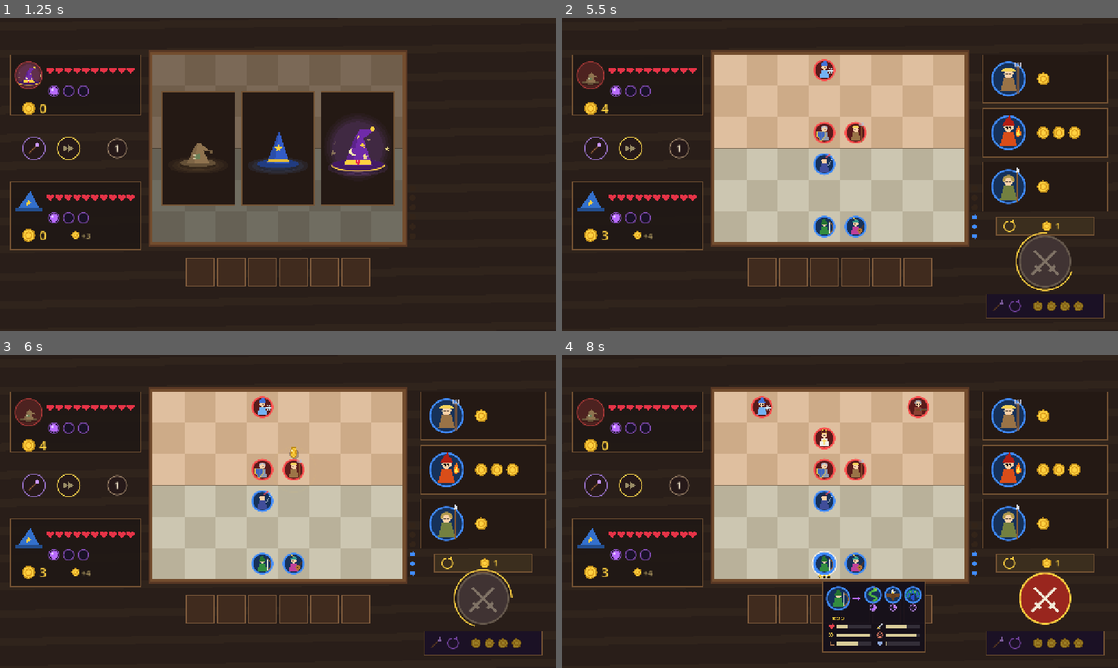
Above: before the commit, frames 1-4 (two rows, left to right).
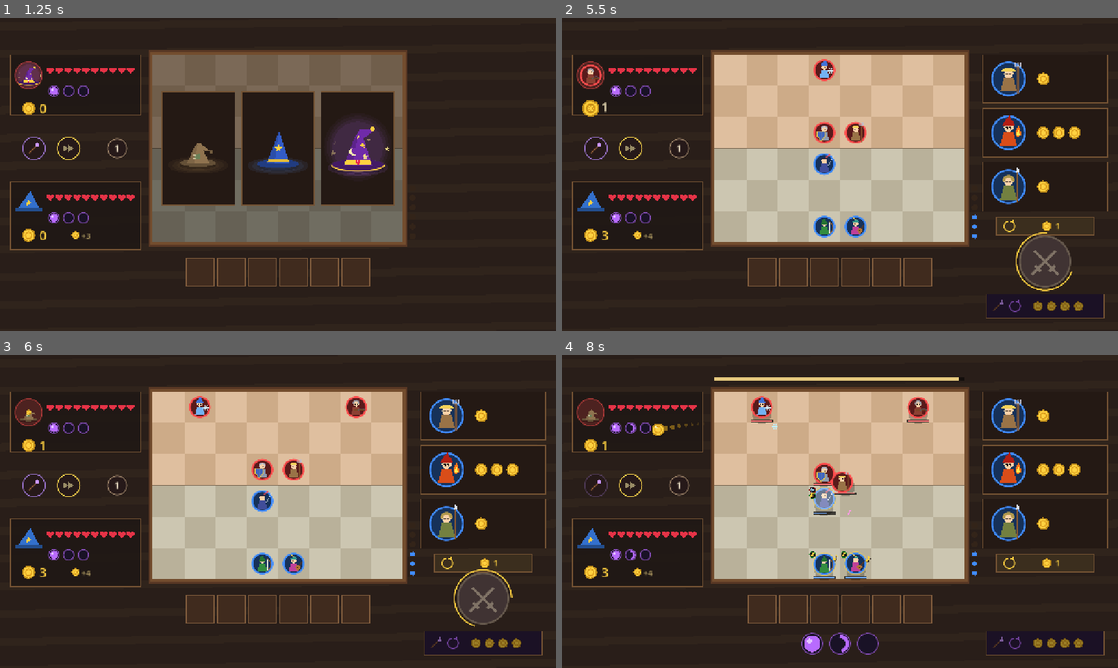
Above: after the commit, the same moments.

Repository: JaspervanderSter/game-off-2026
Game: Godot game, scene res://main.tscn
Two runs of this game, one before a commit and one after it. Both use one fixed random seed, a clock stepped at 60 frames per second and the inputs below. Sound files missing from this copy of the repository are replaced by a short silence.
Inputs (mouse positions are in pixels of both pictures, inside the frame that each line leads up to):
- Up to frame 1 (1.25 s): tap Enter at 0.5 s; move the mouse to (400, 158) at 0.52 s; tap Space at 0.6, 0.77, 1.07 s; click (400, 158) at 0.67 s
- Up to frame 2 (5.5 s): tap Space at 1.25, 2.3, 2.75, 3.6, 3.77, 4.07, 4.25, 5.3 s; drag from (728, 190) to (812, 237) at 1.27 s; tap Enter at 2, 3.5 s; move the mouse to (895, 105) at 2.02 s; tap 1 at 2.1, 5.1 s; click (895, 105) at 2.17 s; drag from (812, 237) to (673, 127) at 2.77 s; move the mouse to (1006, 221) at 3.52 s; click (1006, 221) at 3.67 s; drag from (673, 127) to (756, 96) at 4.27 s; move the mouse to (867, 174) at 5.02 s; click (867, 174) at 5.17 s
- Up to frame 3 (6 s): drag from (194, 433) to (166, 527) at 5.77 s
- Up to frame 4 (8 s): move the mouse to (962, 495) at 6.52 s; tap Space at 6.6, 6.77, 7.07 s; click (962, 495) at 6.67 s; drag from (728, 527) to (812, 574) at 7.27 s

Frame 1 is identical in both runs. In frame 2, 0.3% of the frame differs, in the area x 3-9%, y 14-32%; in frame 3, 0.7%; in frame 4, 7.1%, in the area x 4-92%, y 7-96%.

Commit message:
Pay peasant harvest at combat start and keep bench and shop in combat
Fielded peasants now pay their gold when the fight begins instead of at
round start, so only peasants placed on the board count. The harvesting
unit hops where it stands and its coins fly from there. The bench and
the shop stay visible (read-only, with hover cards) during combat and
resolution; the spell charges move below the bench to make room.

Co-Authored-By: Claude Opus 5.5 <noreply@anthropic.com>

Diff:
--- a/prototypes/prototype_02/scripts/main.gd
+++ b/prototypes/prototype_02/scripts/main.gd
@@ -109,14 +109,9 @@
 	for s in states:
 		s.ai_rerolls = 0
 		s.gold += Rules.income(round_num)
-		var sources: Array[Dictionary] = []
-		for y in s.harvest():
-			sources.append({"uid": y.creature.uid, "pos": Rules.BOARD_POS + Rules.cell_center(y.creature.cell), "gold": y.gold})
-		hud.begin_harvest(s.team, sources)
 		s.refresh_offers(rng)
 	enemy_preparing = true
-	# The opponent shops only once its harvest has visibly landed in its purse.
-	_enemy_wait = maxf(0.3, hud.harvest_remaining(1))
+	_enemy_wait = 0.3
 	enemy_action.clear()
 	enemy_moves.clear()
 	phase = Phase.PREP
@@ -139,6 +134,12 @@
 	battle.fx_requested.connect(fx.add)
 	battle.frenzy_changed.connect(music.set_frenzy_level)
 	battle.ended.connect(_on_battle_ended)
+	# Harvest: every peasant fielded when the fight begins pays its gold now.
+	for s in states:
+		var sources: Array[Dictionary] = []
+		for y in s.harvest():
+			sources.append({"uid": y.creature.uid, "pos": Rules.BOARD_POS + Rules.cell_center(y.creature.cell), "gold": y.gold})
+		hud.begin_harvest(s.team, sources)
 	drag = null
 	phase = Phase.COMBAT
 	music.set_frenzy_level(0)
@@ -503,6 +504,15 @@
 					other.hovered = other == u
 			if u != null:
 				hover_info = {"form": u.form_id, "team": u.team, "unit": u, "pos": mouse}
+			else:
+				# Bench and shop stay on display (read-only) during the fight.
+				var benched := player.at_slot(_reserve_slot_at(mouse))
+				if benched != null:
+					hover_info = {"form": benched.form_id, "team": 0, "owned": benched, "pos": mouse}
+				else:
+					for i in Rules.SHOP_SIZE:
+						if Hud.offer_rect(i).has_point(mouse) and player.offers[i] != "":
+							hover_info = {"form": player.offers[i], "team": 0, "pos": mouse}
 		Phase.PREP:
 			var c := _owned_at(mouse)
 			if c != null:
--- a/prototypes/prototype_02/scripts/ui/board_view.gd
+++ b/prototypes/prototype_02/scripts/ui/board_view.gd
@@ -14,9 +14,10 @@
 
 func _draw() -> void:
 	_draw_board()
+	_draw_reserve()
+	# During the fight the Battle node draws the fielded creatures.
 	if game.phase == game.Phase.COMBAT or game.phase == game.Phase.RESOLVE:
 		return
-	_draw_reserve()
 	for state in game.states:
 		for c in state.fielded():
 			if state == game.enemy and game.enemy_is_moving(c):
@@ -25,7 +26,7 @@
 				continue
 			var hl: bool = game.hover_info.get("owned") == c
 			var p: Vector2 = game.enemy_display_position(c) if state == game.enemy else Rules.cell_center(c.cell)
-			_draw_token(c, p, state.team, hl)
+			Icons.token(self, c.form_id, p, Rules.BODY_RADIUS * CELL, state.team, hl)
 			Icons.merge_stars(self, p + Vector2(0, -32), c.stars)
 			if game.show_merge_progress(c):
 				Icons.merge_progress(self, p + Vector2(0, 30), c.merge_copies, c.stars)
@@ -63,7 +64,7 @@
 		var c: OwnedCreature = game.player.at_slot(s)
 		if c != null and c != game.drag:
 			var hl: bool = game.hover_info.get("owned") == c
-			_draw_token(c, r.get_center(), 0, hl)
+			Icons.token(self, c.form_id, r.get_center(), Rules.BODY_RADIUS * CELL, 0, hl)
 			Icons.merge_stars(self, r.get_center() + Vector2(0, -28), c.stars)
 			if game.show_merge_progress(c):
 				Icons.merge_progress(self, r.get_center() + Vector2(0, 28), c.merge_copies, c.stars)
@@ -78,18 +79,6 @@
 			draw_circle(p, 5, Icons.team_color(0))
 
 
-## Preparation token; a harvesting creature hops and stretches as it pays out.
-func _draw_token(c: OwnedCreature, p: Vector2, team: int, highlight: bool) -> void:
-	var hop: float = game.hud.harvest_hop(c.uid)
-	if hop <= 0.0:
-		Icons.token(self, c.form_id, p, Rules.BODY_RADIUS * CELL, team, highlight)
-		return
-	draw_circle(p + Vector2(0, 14), 18.0 * (1.0 - 0.3 * hop), Color(0, 0, 0, 0.25))
-	draw_set_transform(p + Vector2(0, -16.0 * hop), 0.0, Vector2(1.0 - 0.12 * hop, 1.0 + 0.2 * hop))
-	Icons.token(self, c.form_id, Vector2.ZERO, Rules.BODY_RADIUS * CELL, team, highlight)
-	draw_set_transform(Vector2.ZERO, 0.0, Vector2.ONE)
-
-
 func _draw_drag() -> void:
 	var p := get_global_mouse_position() - position
 	draw_circle(p + Vector2(4, 10), 22, Color(0, 0, 0, 0.3))
--- a/prototypes/prototype_02/scripts/ui/hud.gd
+++ b/prototypes/prototype_02/scripts/ui/hud.gd
@@ -17,8 +17,8 @@
 const HEART_BURST := 0.20
 const COIN_FLIGHT := 0.62
 const REWARD_TAIL := 0.45
-# Round-start harvest: each harvester hops in turn, its coins burst out in a
-# fan above it, hover a beat, then fly one by one into the wizard's purse.
+# Combat-start harvest: each fielded harvester hops in turn, its coins burst out
+# in a fan above it, hover a beat, then fly one by one into the wizard's purse.
 const HARVEST_DELAY := 0.35
 const HARVEST_STAGGER := 0.26
 const HARVEST_HOP := 0.42
@@ -66,8 +66,8 @@
 		for j in n:
 			var spread := 0.0 if n == 1 else (j - (n - 1) / 2.0) / ((n - 1) / 2.0)
 			var radius := 42.0 + (12.0 if n > 4 and j % 2 == 1 else 0.0)
-			harvest_coins.append({"team": team, "from": from, "index": j, "start": start + j * 0.025,
-				"hover": from + Vector2.from_angle(-PI / 2 + spread * fan) * radius,
+			harvest_coins.append({"team": team, "uid": src.uid, "from": from, "index": j, "start": start + j * 0.025,
+				"offset": Vector2.from_angle(-PI / 2 + spread * fan) * radius,
 				"fly": start + HARVEST_POP + HARVEST_HOVER + j * HARVEST_COIN_STAGGER, "arrived": false})
 
 
@@ -87,6 +87,7 @@
 	for src in harvest_sources:
 		if not src.popped and harvest_time >= src.start:
 			src.popped = true
+			_pop_harvester(src)
 			Sfx.play("coin_pop", 0.04)
 	for coin in harvest_coins:
 		if not coin.arrived and harvest_time >= coin.fly + HARVEST_FLIGHT:
@@ -97,14 +98,21 @@
 	harvest_coins = harvest_coins.filter(func(c): return harvest_time < c.fly + HARVEST_FLIGHT + REWARD_TAIL)
 
 
-## Hop of a harvesting creature (0 at rest, 1 at the top of its jump).
-func harvest_hop(uid: int) -> float:
-	for src in harvest_sources:
-		if src.uid == uid:
-			var k: float = (harvest_time - src.start) / HARVEST_HOP
-			if k >= 0.0 and k < 1.0:
-				return sin(k * PI)
-	return 0.0
+## The harvester's combat unit hops where it now stands, and its coins burst
+## out from there (it may have walked since the fight began).
+func _pop_harvester(src: Dictionary) -> void:
+	var b: Battle = game.battle if game != null else null
+	if b == null:
+		return
+	for u in b.units:
+		if u.alive and u.team == src.team and u.source_uid == src.uid:
+			u.beat_t = HARVEST_HOP
+			u.beat_len = HARVEST_HOP
+			src.pos = Rules.BOARD_POS + u.position
+			for coin in harvest_coins:
+				if coin.team == src.team and coin.uid == src.uid:
+					coin.from = src.pos
+			return
 
 
 func clear_loss_rewards() -> void:
@@ -202,7 +210,8 @@
 
 
 static func charge_pos(i: int) -> Vector2:
-	return Vector2(640 + (i - 1) * 64, 584)
+	# Below the bench, which stays visible during the fight.
+	return Vector2(640 + (i - 1) * 64, 664)
 
 
 # --- Drawing ------------------------------------------------------------------------
@@ -221,8 +230,12 @@
 			_draw_fight_button()
 			_draw_shift_upgrade()
 		game.Phase.COMBAT:
+			_draw_shop()
+			_draw_shift_upgrade()
 			_draw_combat_hud()
 		game.Phase.RESOLVE:
+			_draw_shop()
+			_draw_shift_upgrade()
 			_draw_combat_hud()
 			_draw_result()
 		game.Phase.OVER:
@@ -299,7 +312,10 @@
 	Icons.coin(self, gold_pos(team), 15 * (1.0 + coin_pulse * 0.45))
 	draw_string(font, block.position + Vector2(66, 135 - coin_pulse * 5), str(displayed_gold(state)), HORIZONTAL_ALIGNMENT_LEFT, -1, 30, Icons.GOLD.lerp(Color.WHITE, coin_pulse))
 	if team == 0 and game.phase != game.Phase.PACK:
-		var next_income := Rules.income(game.round_num + 1) + state.harvest_total()
+		var next_income := Rules.income(game.round_num + 1)
+		if game.phase == game.Phase.PREP:
+			# The current board's harvest is paid when this round's fight begins.
+			next_income += state.harvest_total()
 		Icons.coin(self, block.position + Vector2(150, 124), 9)
 		draw_string(font, block.position + Vector2(163, 132), "+" + str(next_income), HORIZONTAL_ALIGNMENT_LEFT, -1, 18, Color(0.9, 0.8, 0.5, 0.7))
 
@@ -366,7 +382,7 @@
 		if age < 0.0:
 			continue
 		var from: Vector2 = coin.from
-		var hover: Vector2 = coin.hover
+		var hover: Vector2 = from + coin.offset
 		var dest := gold_pos(coin.team)
 		var flight: float = (harvest_time - coin.fly) / HARVEST_FLIGHT
 		var spin: float = harvest_time * 9.0 + coin.index * 0.8
@@ -431,7 +447,8 @@
 			draw_rect(r, Color(0.35, 0.25, 0.18), false, 2.0)
 			continue
 		var affordable: bool = game.player.gold >= CreatureDB.get_form(id).price
-		var hovered := r.has_point(get_global_mouse_position()) and not selling
+		# Shown read-only during the fight: no purchase highlight.
+		var hovered: bool = r.has_point(get_global_mouse_position()) and not selling and game.phase == game.Phase.PREP
 		_panel(r, Color(0.2, 0.14, 0.1) if hovered and affordable else Color(0.14, 0.1, 0.08))
 		Icons.token(self, id, r.position + Vector2(60, 56), 38, 0, hovered and affordable)
 		var price: int = CreatureDB.get_form(id).price
@@ -602,8 +619,6 @@
 			HORIZONTAL_ALIGNMENT_CENTER, r.size.x, 14, Color(0.84, 0.76, 0.68))
 		Icons.coin(self, r.position + Vector2(32, 143), 9)
 		var starting_gold := Rules.income(1) + int(pack.bonus_gold)
-		for id in pack.forms:
-			starting_gold += Rules.harvest_gold(id, 0)
 		draw_string(font, r.position + Vector2(47, 148), "%d starting gold" % starting_gold,
 			HORIZONTAL_ALIGNMENT_LEFT, -1, 15, Icons.GOLD)
 
--- a/prototypes/prototype_02/tests/run_tests.gd
+++ b/prototypes/prototype_02/tests/run_tests.gd
@@ -450,18 +450,17 @@
 		var pack: Dictionary = CreatureDB.PACKS[i]
 		game._left_press(Hud.pack_rect(i).get_center())
 		var forms: Array = game.player.fielded().map(func(c: OwnedCreature) -> String: return c.form_id)
-		var harvest: int = game.player.harvest_total()
-		var gold := Rules.income(1) + int(pack.bonus_gold) + harvest
+		var gold := Rules.income(1) + int(pack.bonus_gold)
 		check(forms == pack.forms, "%s fields the selected trio" % pack.name)
 		check(game.round_num == 1 and game.player.gold == gold, "%s grants its first shop budget" % pack.name)
 		var enemy_forms: Array = game.enemy.fielded().map(func(c: OwnedCreature) -> String: return c.form_id)
 		var enemy_pack := CreatureDB.PACKS.filter(func(choice: Dictionary) -> bool: return choice.forms == enemy_forms)
-		check(enemy_pack.size() == 1 and game.enemy.gold == Rules.income(1) + enemy_pack[0].bonus_gold + game.enemy.harvest_total(),
+		check(enemy_pack.size() == 1 and game.enemy.gold == Rules.income(1) + enemy_pack[0].bonus_gold,
 			"opponent receives the bonus for its own trio")
 		game.choose_pack(i)
 		check(game.round_num == 1 and game.player.gold == gold, "pack cannot be claimed twice")
 		game.start_round()
-		check(game.player.gold == gold + Rules.income(2) + harvest, "pack bonus is not granted again in round two")
+		check(game.player.gold == gold + Rules.income(2), "pack bonus is not granted again in round two")
 	game.free()
 
 
@@ -538,13 +537,19 @@
 	player.creatures.clear()
 	var lone := player.add_creature("peasant")
 	lone.stars = 1
+	var benched_peasant := player.add_creature("peasant")
+	check(player.move_to_slot(benched_peasant, 0) and not benched_peasant.is_fielded(), "second peasant waits on the bench")
 	hud.clear_harvest()
 	game.start_round()
-	gold += Rules.income(2) + 2
-	check(player.gold == gold, "round start grants peasant gold immediately")
+	gold += Rules.income(2)
+	check(player.gold == gold and hud.harvest_coins.is_empty(), "round start pays no harvest before placement")
+	_finish_enemy_preparation(game)
+	game.start_combat()
+	check(game.phase == game.Phase.COMBAT, "combat starts with a fielded peasant")
+	gold += 2
+	check(player.gold == gold, "combat start pays only the fielded peasant's gold")
 	check(hud.displayed_gold(player) == gold - 2, "harvest coins are shown only once they land")
 	check(hud.harvest_coins.filter(func(c): return c.team == 0).size() == 2, "one flying coin per harvested gold")
-	check(game._enemy_wait >= hud.harvest_remaining(1), "opponent shops after its harvest lands")
 	for i in 120:
 		hud.advance_harvest(1.0 / 30.0)
 	check(hud.displayed_gold(player) == gold and hud.harvest_coins.is_empty(), "every harvest coin lands in the purse")
@@ -571,7 +576,6 @@
 	foe.add_creature("guardian")
 	foe.gold = 3
 	foe.offers = ["archer", "", ""]
-	game._enemy_wait = 0.3 # the replaced roster has no harvest to wait for
 	check(game.enemy_preparing and foe.gold == 3 and foe.creatures.size() == 1,
 		"round starts without instantly completing enemy purchases")
 	game.start_combat()
